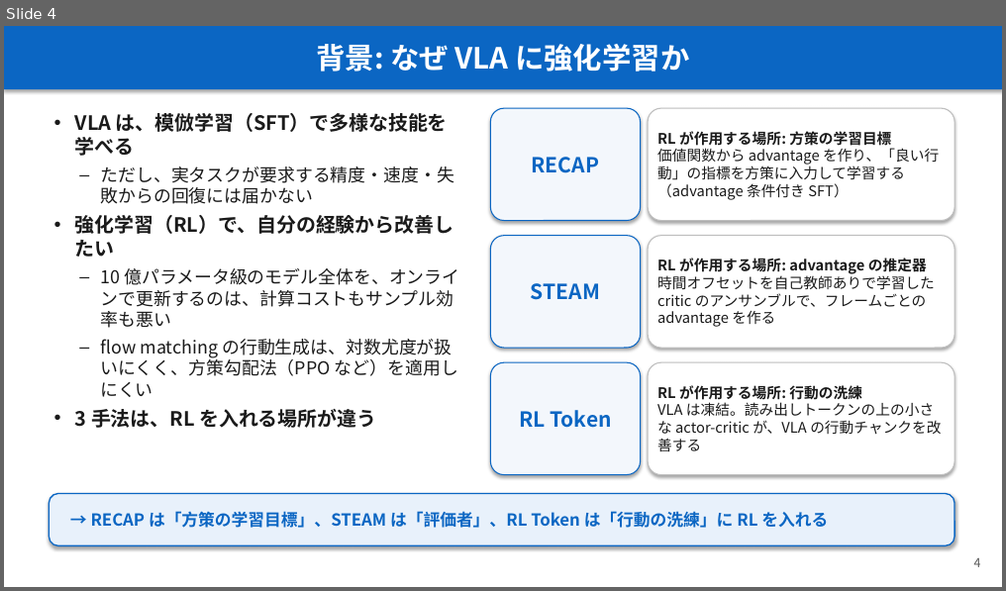
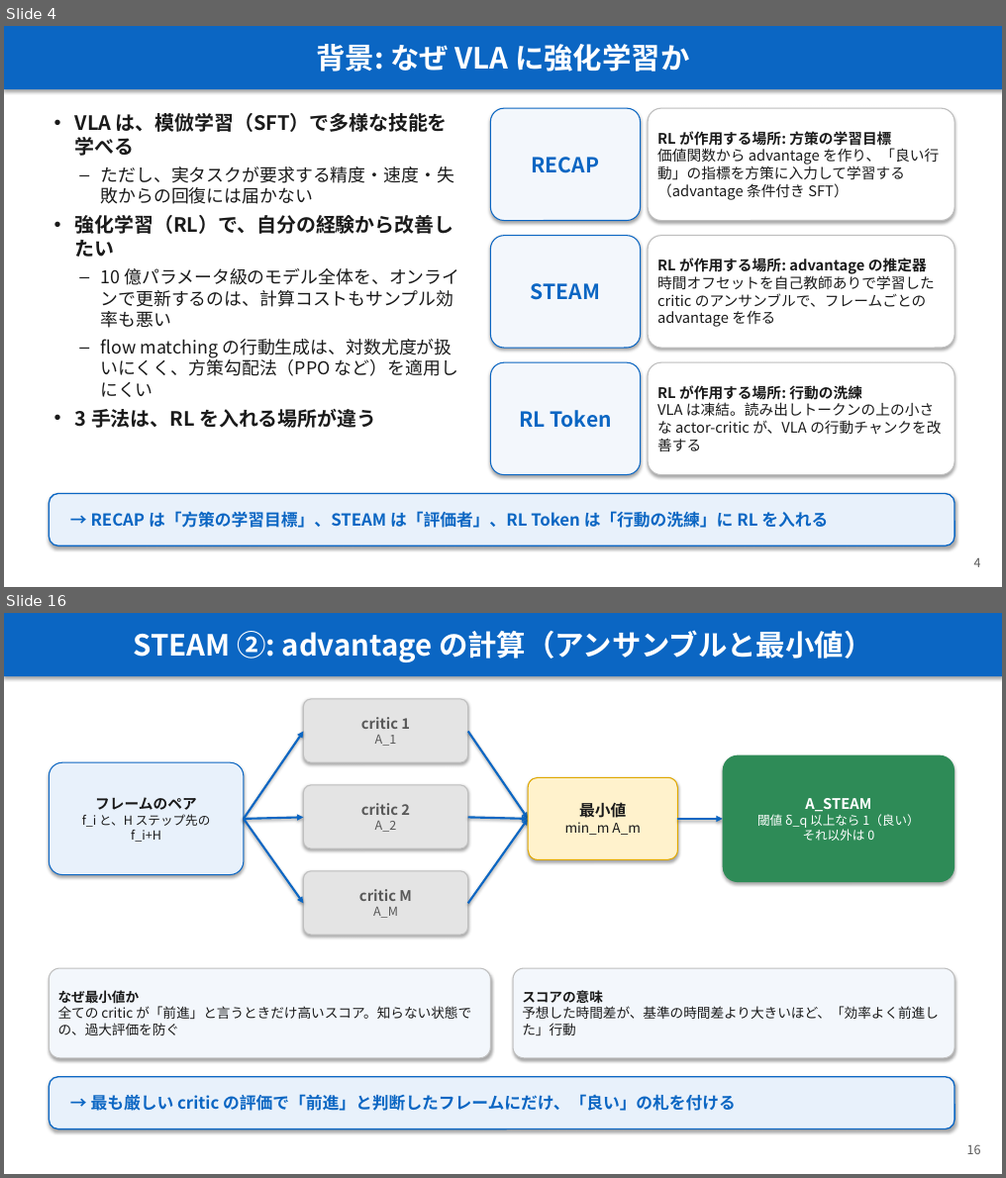
Before and after one commit to Junhand/libero_RL, a slide deck: docs/RECAP_STEAM_RLToken.pptx. Shown one above the other, each under a label of ours: slide 4 before the commit, slides 4 and 16 after it; the slides between them are not shown. The pictures are 1006x591 and 1006x1178 pixels, drawn with LibreOffice and Linux fonts; fonts in the diff are those of the drawing. Boxes give left, top, right and bottom in pixels: in the first picture for what was removed or moved away, otherwise in the second. Text is boxed around its words. In the diff, an @@ line names an element or a change of style, - is before the commit and + after.

```diff
--- a/docs/RECAP_STEAM_RLToken.pptx
+++ b/docs/RECAP_STEAM_RLToken.pptx
@@ slide 16 added at [4,613,1002,1174], background #FFFFFF @@
@@ rectangle added at [4,613,1002,676], fill #0B66C3, 28 pt, text #FFFFFF, bold @@
+STEAM ②: advantage の計算（アンサンブルと最小値）
@@ rounded rectangle added at [303,699,468,762], fill #E4E4E4, outline #BFBFBF 1 pt, 14 pt, text #595959, bold @@
+critic 1
+A_1
@@ arrow added from (244, 819) to (303, 731), #0B66C3 2 pt @@
@@ arrow added from (468, 731) to (528, 819), #0B66C3 2 pt @@
@@ rounded rectangle added at [723,756,954,882], fill #2E8B57, 12 pt, text #FFFFFF @@
+A_STEAM
+閾値 δ_q 以上なら 1（良い）
+それ以外は 0
@@ rounded rectangle added at [49,762,244,875], fill #E8F1FB, outline #0B66C3 1 pt, 12 pt, text #1A1A1A @@
+フレームのペア
+f_i と、H ステップ先の
+f_i+H
@@ rounded rectangle added at [303,785,468,849], fill #E4E4E4, outline #BFBFBF 1 pt, 14 pt, text #595959, bold @@
+critic 2
+A_2
@@ rounded rectangle added at [528,777,678,861], fill #FFF2CC, outline #E0A800 1 pt, 13 pt, text #1A1A1A @@
+最小値
+min_m A_m
@@ arrow added from (244, 819) to (303, 817), #0B66C3 2 pt @@
@@ arrow added from (244, 819) to (303, 903), #0B66C3 2 pt @@
@@ arrow added from (468, 817) to (528, 819), #0B66C3 2 pt @@
@@ arrow added from (468, 903) to (528, 819), #0B66C3 2 pt @@
@@ arrow added from (678, 819) to (723, 819), #0B66C3 2 pt @@
@@ rounded rectangle added at [303,871,468,935], fill #E4E4E4, outline #BFBFBF 1 pt, 14 pt, text #595959, bold @@
+critic M
+A_M
@@ rounded rectangle added at [49,968,491,1059], fill #F3F7FC, outline #BFBFBF 1 pt, 13 pt, text #1A1A1A @@
+なぜ最小値か
+全ての critic が「前進」と言うときだけ高いスコア。知らない状態での、過大評価を防ぐ
@@ rounded rectangle added at [513,968,954,1059], fill #F3F7FC, outline #BFBFBF 1 pt, 13 pt, text #1A1A1A @@
+スコアの意味
+予想した時間差が、基準の時間差より大きいほど、「効率よく前進した」行動
@@ rounded rectangle added at [49,1077,954,1130], fill #E8F1FB, outline #0B66C3 1.25 pt, 16 pt, text #0B66C3, bold @@
+→ 最も厳しい critic の評価で「前進」と判断したフレームにだけ、「良い」の札を付ける
@@ text added at [967,1145,981,1155], 12 pt, text #595959 @@
+16
```
Also in this commit, not shown: 12 slides changed, 9 other slides added, 1 slide removed, 1 other file.
